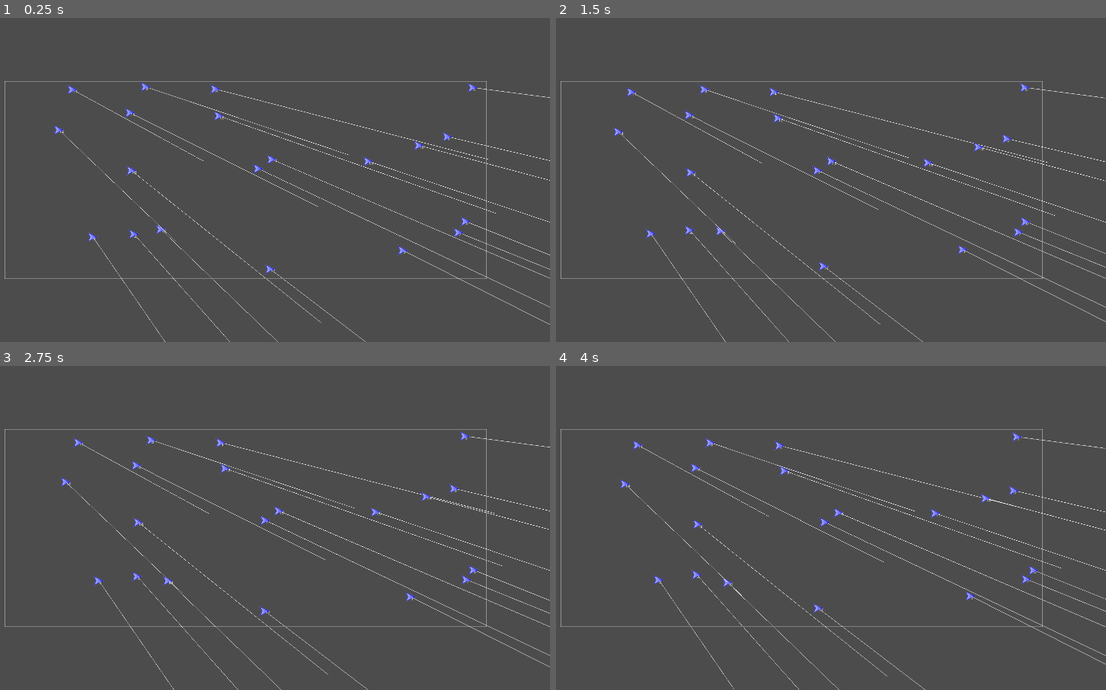
Above: before the commit, frames 1-4 (two rows, left to right).
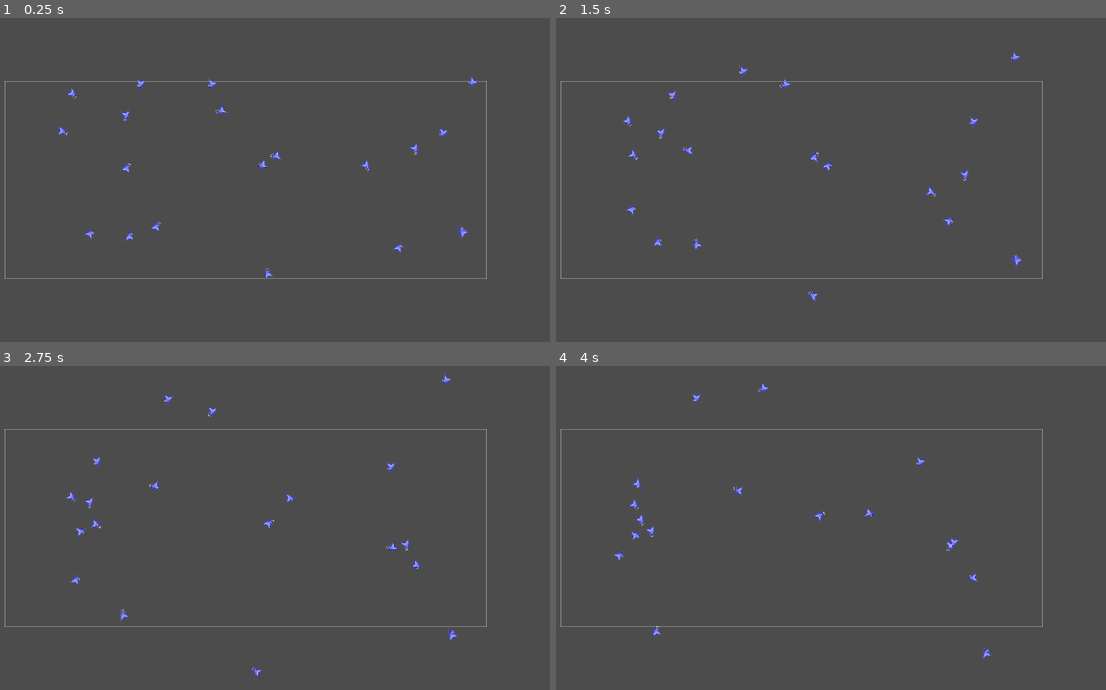
Above: after the commit, the same moments.

Repository: fabricejeannet/boids
Game: Godot game, scene res://scenes/Sky.tscn
Same seed, same stepped clock (60 frames per second), same inputs: the game is played once before the commit and once after it.
Inputs (mouse positions are in pixels of both pictures, inside the frame that each line leads up to):
- Up to frame 1 (0.25 s): no input
- Up to frame 2 (1.5 s): move the mouse to (935, 163) at 0.52 s; click (935, 163) at 0.67 s; move the mouse to (682, 196) at 1.27 s; click (682, 196) at 1.42 s
- Up to frame 3 (2.75 s): move the mouse to (308, 456) at 2.02 s; click (308, 456) at 2.17 s
- Up to frame 4 (4 s): move the mouse to (770, 592) at 2.77 s; click (770, 592) at 2.92 s; move the mouse to (985, 576) at 3.52 s; click (985, 576) at 3.67 s

The runs differ from the first frame. In frame 1, 2.1% of the frame differs, in the area x 9-100%, y 17-100%; in frame 2, 2.2%, in the area x 10-100%, y 10-100%; in frame 3, 2.2%; in frame 4, 2.1%.

Commit message:
Backup avant refonte

Diff:
--- a/scripts/Bird.gd
+++ b/scripts/Bird.gd
@@ -8,9 +8,11 @@
 
 var margin:int
 
-export var speed:int = 10
-export var turn_factor = 1
-export var centering_factor:float = 0.005
+export var speed = 1.2
+export var turn_factor = 1.0
+export var centering_factor:float = 0.05
+export var avoid_factor:float = 0.5
+export var min_distance = 50
 
 func _ready():
 	margin = get_parent().margin
@@ -26,13 +28,15 @@
 
 
 func _physics_process(delta):
+	compute_motion()
+	avoid_other_boids()
+
 	keep_within_bounds()
-	move_and_slide(motion.normalized() * speed)
-
-
-func _draw():
-	draw_line(position, motion.normalized() , Color.white)
-#
+	move_local_x(motion.normalized().x * speed)
+	move_local_y(motion.normalized().y * speed)
+#func _draw():
+#	draw_line(position, motion.normalized() , Color.white)
+##
 
 func keep_within_bounds() -> void:
 	if position.x < margin :
@@ -48,21 +52,12 @@
 func _on_Sigth_body_entered(body):
 	if body != self :
 		birds_in_sight.append(body)
-		update_label()
-		compute_motion()
+
 
 func _on_Sigth_body_exited(body):
 	if body != self :
 		birds_in_sight.remove(birds_in_sight.find(body))
-		update_label()
-		compute_motion()
 
-func update_label():
-	var t = "["
-#	for bird in birds_in_sight:
-#		t += str(bird.number) + ", "
-#	t += "]"
-#	$Label.text = str(number) + t
 
 func compute_motion():
 	var x_sum = 0.0
@@ -71,9 +66,17 @@
 		x_sum += bird.position.x
 		y_sum += bird.position.y
 
-	var center_of_mass = Vector2 (int(x_sum / float(get_child_count())), int(y_sum / float(get_child_count())))
+	if birds_in_sight.size() > 0 :
+		var center_of_mass = Vector2 (x_sum / float(birds_in_sight.size()), y_sum / float(birds_in_sight.size()))
+		motion = Vector2((center_of_mass.x - position.x) * centering_factor, (center_of_mass.y - position.y) * centering_factor)
+		rotate(get_angle_to(center_of_mass))
 
-	motion =  Vector2((center_of_mass.x - position.x) * centering_factor, (center_of_mass.y - position.y) * centering_factor)
-
-#	for bird in birds_in_sight:
-#		bird.motion = motion
+func avoid_other_boids():
+	var move_x = 0.0
+	var move_y = 0.0
+	for bird in birds_in_sight:
+		if bird.position.distance_to(self.position) < min_distance:
+			move_x += self.position.x - bird.position.x
+			move_y += self.position.y - bird.position.y
+		motion.x += move_x * avoid_factor
+		motion.y += move_y * avoid_factor
